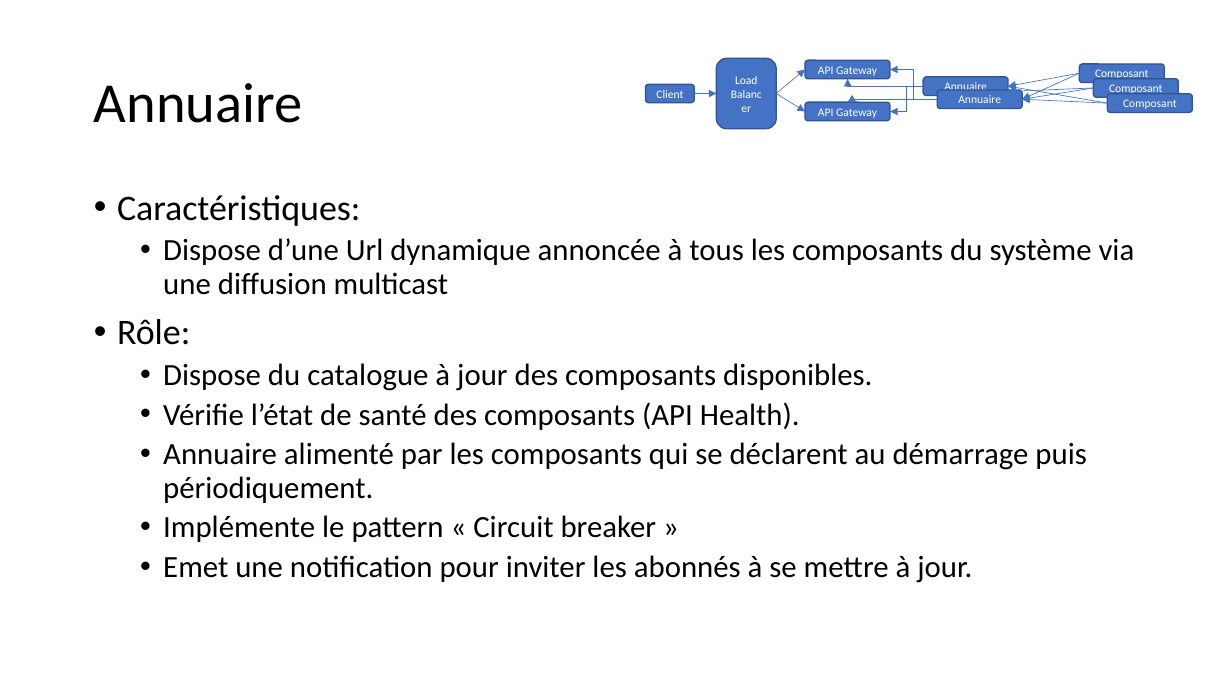
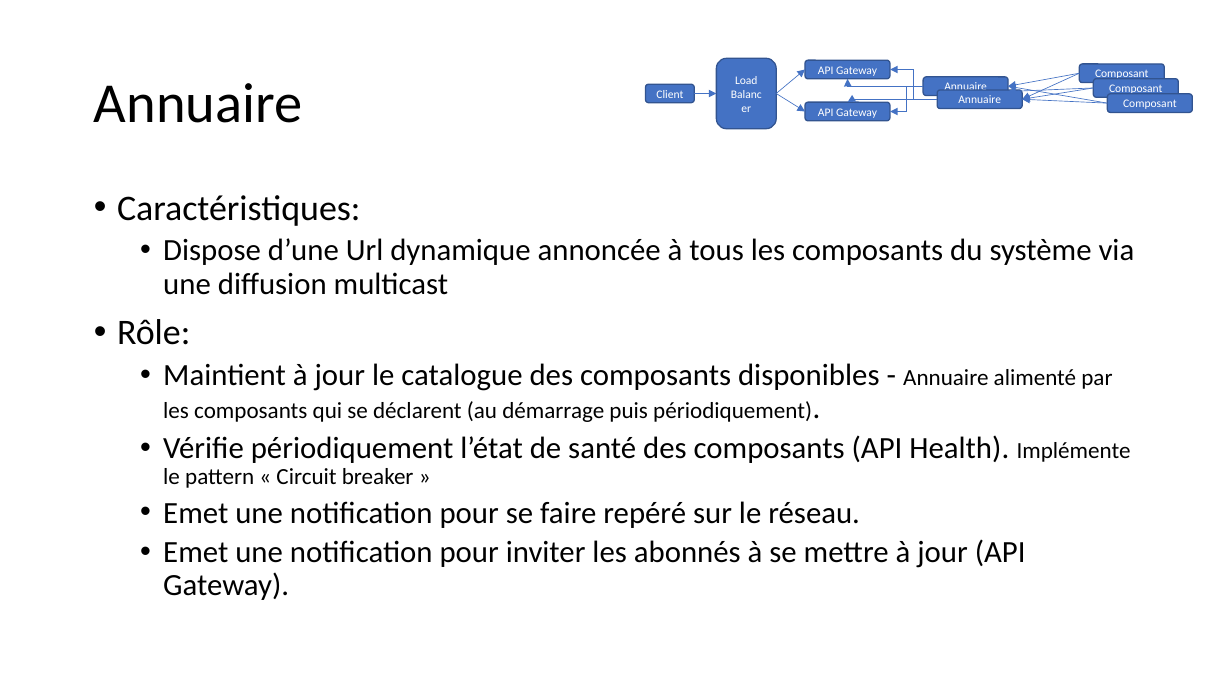
Before and after one commit to apulcino/MSAFO, a slide deck: slide 9 of maquette.pptx. Drawn at 1232x693 pixels with LibreOffice and Linux fonts; fonts in the diff are those of the drawing. Boxes give left, top, right and bottom in pixels: in the first picture for what was removed or moved away, otherwise in the second. Text is boxed around its words. In the diff, an @@ line names an element or a change of style, - is before the commit and + after.

```diff
--- a/maquette.pptx
+++ b/maquette.pptx
@@ text at (163,363,1131,600): text changed @@
-  • Dispose du catalogue à jour des composants disponibles.
-  • Vérifie l’état de santé des composants (API Health).
-  • Annuaire alimenté par les composants qui se déclarent au démarrage puis périodiquement.
-  • Implémente le pattern « Circuit breaker »
-  • Emet une notification pour inviter les abonnés à se mettre à jour.
+  • Maintient à jour le catalogue des composants disponibles - Annuaire alimenté par les composants qui se déclarent (au démarrage puis périodiquement).
+  • Vérifie périodiquement l’état de santé des composants (API Health). Implémente le pattern « Circuit breaker »
+  • Emet une notification pour se faire repéré sur le réseau.
+  • Emet une notification pour inviter les abonnés à se mettre à jour (API Gateway).
```
Also in this commit, not shown: 2 other slides changed.
